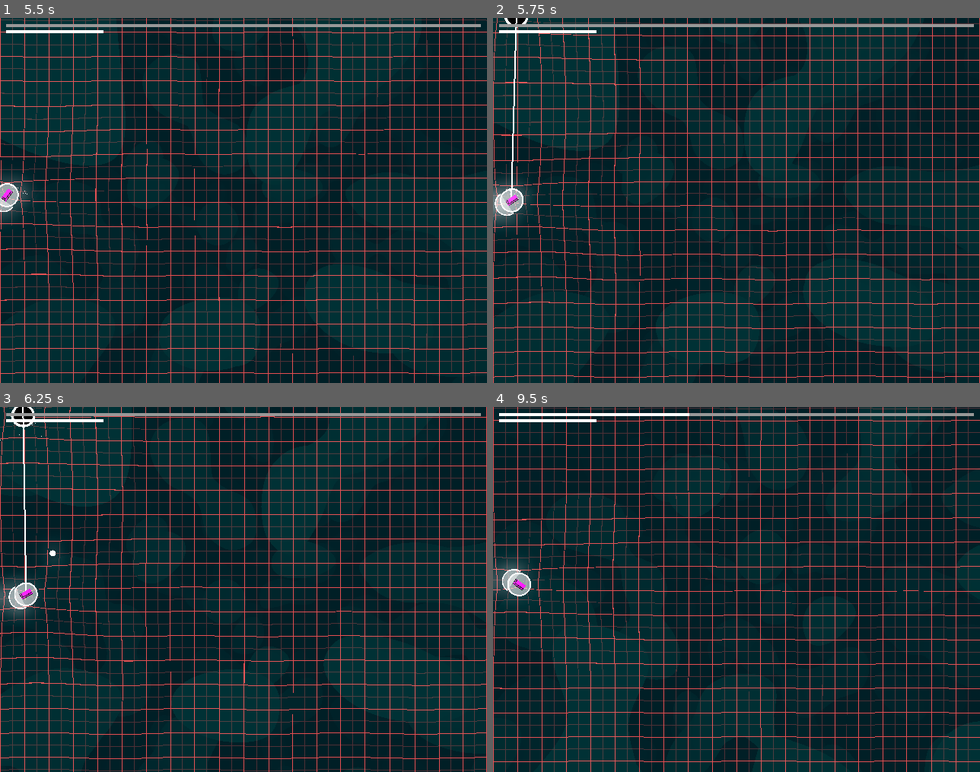
Above: before the commit, frames 1-4 (two rows, left to right).
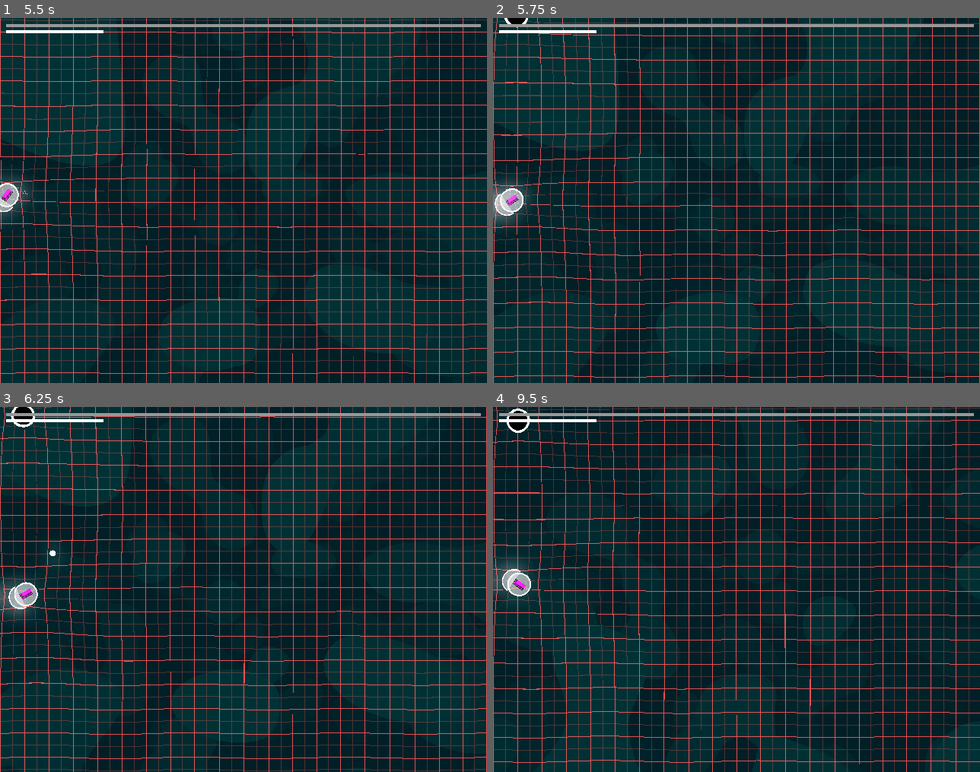
Above: after the commit, the same moments.

Repository: 3xcpy/roguelike-arcade-driving
Game: Godot game, scene res://scenes/main.tscn
Same seed, same stepped clock (60 frames per second), same inputs: the game is played once before the commit and once after it. The engine's default icon, where the game draws it, is replaced by a stand-in: a white triangle on a blue panel in a dark square.
Inputs (mouse positions are in pixels of both pictures, inside the frame that each line leads up to):
- Up to frame 1 (5.5 s): click "Start Game" at 0.5 s; tap Enter (ui_accept) at 1.25, 1.52, 2.27, 3.77, 4.52, 5.27 s; move the mouse to (350, 182) at 1.27 s; hold Right (steer_right) 1.28-2.03 s; tap Alt at 1.35, 2.85, 4.35 s; move the mouse to (146, 218) at 2.02 s; hold Down 2.03-2.78 s; tap Shift at 2.1, 3.6, 5.1 s; move the mouse to (292, 120) at 2.77 s; hold Right (steer_right) 2.78-3.53 s; move the mouse to (219, 273) at 3.52 s; hold Up 3.53-4.28 s; move the mouse to (389, 255) at 4.27 s; hold Left (steer_left) from 4.28 s (still down); move the mouse to (97, 145) at 5.02 s
- Up to frame 2 (5.75 s): keep holding Left (steer_left)
- Up to frame 3 (6.25 s): move the mouse to (267, 589) at 5.77 s; release Left (steer_left) at 5.78 s; hold Down from 5.78 s (still down); tap Alt at 5.85 s
- Up to frame 4 (9.5 s): move the mouse to (663, 498) at 6.52 s; release Down at 6.53 s; hold Right (steer_right) 6.53-7.28 s; tap Shift at 6.6, 8.1 s; tap Enter (ui_accept) at 6.77, 7.52, 8.27 s; move the mouse to (843, 571) at 7.27 s; hold Up 7.28-8.03 s; tap Alt at 7.35, 8.85 s; move the mouse to (639, 607) at 8.02 s; hold Right (steer_right) 8.03-8.78 s; move the mouse to (785, 509) at 8.77 s; hold Down from 8.78 s (still down)

Frame 1 is identical in both runs. In frame 2, 0.1% of the frame differs, in the area x 3-5%, y 0-50%; in frame 3, 0.1%; in frame 4, 8.4%, in the area x 0-100%, y 0-100%.

Commit message:
get started working on sfx

Diff:
--- a/scenes/player.tscn
+++ b/scenes/player.tscn
@@ -76,6 +76,7 @@
 damage = 2.0
 
 [node name="LaserEmitter" parent="Weapons" instance=ExtResource("7_smehm")]
+lasers_per_second = 1
 damage = 2.0
 
 [node name="Camera2D" type="Camera2D" parent="."]
--- a/scripts/health_component.gd
+++ b/scripts/health_component.gd
@@ -5,13 +5,32 @@
 signal dead
 
 @export var max_health: float = 10.0
+@export var hurt_sound = null
+@export var heal_sound = null
+
 var health: float = max_health
+
+var audio_playback: AudioStreamPlaybackPolyphonic
+
+func _ready() -> void:
+	if hurt_sound != null:
+		var asp = AudioStreamPlayer.new()
+		add_child(asp)
+
+		var stream = AudioStreamPolyphonic.new()
+		stream.polyphony = 16
+		asp.stream = stream
+		asp.play()
+		audio_playback = asp.get_stream_playback()
 
 
 func damage(dmg: float) -> void:
 	health -= dmg
 	if health <= 0:
 		dead.emit()
+	else:
+		if hurt_sound != null:
+			audio_playback.play_stream(hurt_sound, 0, 0, randf_range(0.9, 1.1), AudioServer.PlaybackType.PLAYBACK_TYPE_DEFAULT, &"SFX")
 	damaged.emit(dmg)
 
 
@@ -19,4 +38,6 @@
 	health += amount
 	if health > max_health:
 		health = max_health
+	if heal_sound != null:
+		audio_playback.play_stream(heal_sound, 0, 0, randf_range(0.9, 1.1), AudioServer.PlaybackType.PLAYBACK_TYPE_DEFAULT, &"SFX")
 	healed.emit(amount)
Not shown, added: sounds/hover.wav.import
Not shown, added: sounds/hurt_enemy.wav.import
Not shown, added: sounds/hurt_player.wav.import
Not shown, added: sounds/select.wav.import
Not shown, added: sounds/hover.wav
Not shown, added: sounds/hurt_enemy.wav
Not shown, added: sounds/hurt_player.wav
Not shown, added: sounds/select.wav
